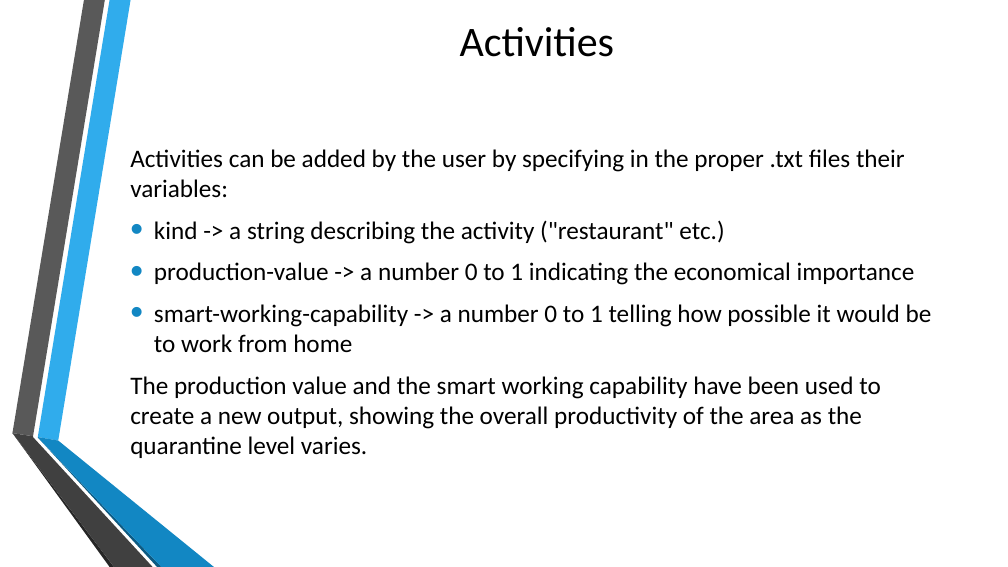
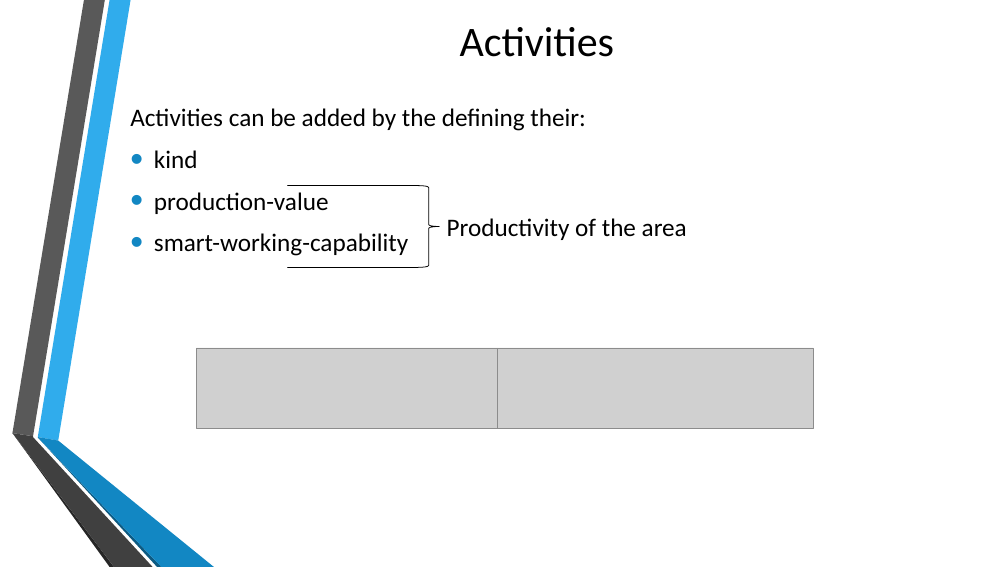
Before and after one commit to gpisanelli/EpiDEMExtended, a slide deck: slide 5 of docs/EpiDEMExtendedPresentation.pptx. Drawn at 1008x567 pixels with LibreOffice and Linux fonts; fonts in the diff are those of the drawing; grey boxes stand for pictures; background and template pictures are left out. Boxes give left, top, right and bottom in pixels: in the first picture for what was removed or moved away, otherwise in the second. Text is boxed around its words. In the diff, an @@ line names an element or a change of style, - is before the commit and + after.

```diff
--- a/docs/EpiDEMExtendedPresentation.pptx
+++ b/docs/EpiDEMExtendedPresentation.pptx
@@ text at <box>130,108,585,256</box>: text changed @@
-Activities can be added by the user by specifying in the proper .txt files their variables:
-• kind -> a string describing the activity ("restaurant" etc.)
-• production-value -> a number 0 to 1 indicating the economical importance
-• smart-working-capability -> a number 0 to 1 telling how possible it would be to work from home
-The production value and the smart working capability have been used to create a new output, showing the overall productivity of the area as the quarantine level varies.
+Activities can be added by the defining their:
+• kind
+• production-value
+• smart-working-capability
@@ line added from (287, 186) to (418, 186), #000000 0.75 pt @@
@@ right brace added at <box>418,186,439,268</box>, outline #000000 0.75 pt @@
@@ text added at <box>447,218,687,240</box>, 24 pt, text #000000 @@
+Productivity of the area
@@ line added from (287, 268) to (418, 268), #000000 0.75 pt @@
@@ picture added at <box>197,348,498,428</box> @@
@@ picture added at <box>498,348,814,428</box> @@
```
Also in this commit, not shown: 14 other slides changed, 1 slide removed.
